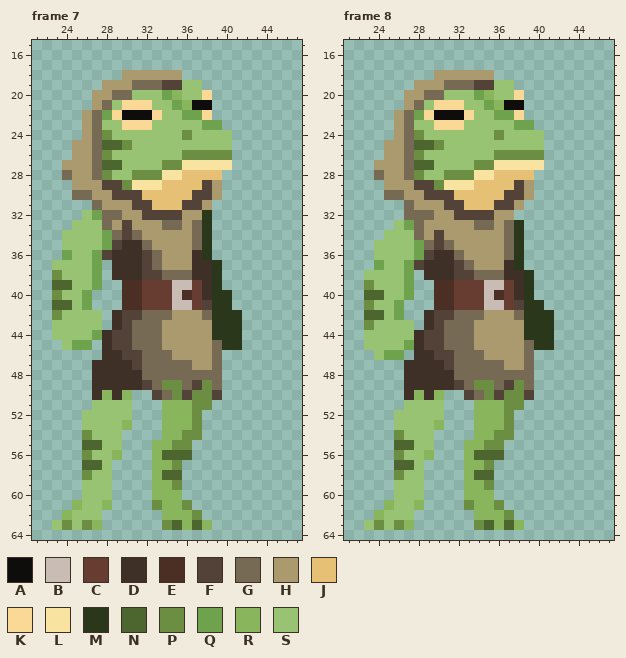
Pixel-art file, stored at NeverShallWeDie/Assets/Sprites/Actors/NPCs/Crew/Blacksmith.aseprite. Above: the version before the commit.
64x80 pixels, 10 frames. Shown: frame 7: x 21..47, y 15..64; frame 8: x 21..47, y 15..64. The commit also changed other frames, which this record leaves out.
Visible layers, top first: "capuz", "frog", "body".
Palette (. is transparent): A #0e0d0b  B #c8bcb4  C #673d31  D #3f3027  E #4b2f25  F #524238  G #766a55  H #ab9a6e  J #e6c075  K #fad996  L #f8e3a0  M #2a371a  N #4d652f  P #6c8e42  Q #6ea24d  R #89b55c  S #98c373
Pixels before, frame 7, first column x 23:
18 .......HHHHHH......
19 .....HHHGGGFFSS....
20 ....HHGGSSSQRSSK...
21 ....HGSKKKSSQRAA...
22 ...HGQKAAAKSSQQK...
23 ...HGSSKKKSSSSSQQ..
24 ...HGPSSSSSSSPSSSS.
25 ..HHGNNPSSSSSSSSSS.
26 ..HHGPSSSSSSSPPPPP.
27 .HHHGNNSSSSPPLLLLL.
28 .GHHGPSSPPPLLJJJJ..
29 ..HHHFFPLLLJJJJFH..
30 ..GGHHFFFJJJJJFFH..
31 ....GHHHFFJJJFFH...
32 ...SQGGHHFFFFHHM...
33 ..SSSGHFHHHGGHGM...
34 .SSSSQGFGHHHHHGM...
35 .SSSSQFDDGHHHHGM...
36 .QSSQFDDDFGHHHDM...
37 SSSSQ.DDDFGHHHDDM..
38 PSSSQ.DDDFFGGGDDM..
39 NNSSQ..EECCCBBCDM..
40 PSSQ...EECCCBECDMM.
41 NNSQ...EECCCBBCFMM.
42 PSSSS.DFFGGGHHHGMMM
43 SSSSS.DFGGGHHHHHMMM
44 SSSSQDFFGGGHHHHHMMM
45 .SQQ.DFFGGGHHHHHGMM
46 .....DDFFGGGHHHHG..
47 ....DDDDFGGGGGHHG..
48 ....DDDDDGGGGGGGG..
49 ....DDDDDFGPPGFPG..
50 ....DRDR..FGPFPPF..
51 ....SSSS...RRRPP...
52 ...SSSSS...RRRP....
53 ...SSSSR...RRRP....
54 ...PSSS....RRPP....
55 ...NNSS...RRPP.....
56 ...PSSR...RNNN.....
57 ...NNS....RRP......
58 ...PSS....RNN......
59 ...SSS....RRP......
60 ...SSS....RRR......
61 ..RSSR....PRRP.....
62 .RSSS......RRRP....
63 SPSPR......PNRNR...
Pixels before, frame 8, first column x 23:
18 .......HHHHHH......
19 .....HHHGGGFFSS....
20 ....HHGGSSSQRSSK...
21 ....HGSKKKSSQRAA...
22 ...HGQKAAAKSSQQK...
23 ...HGSSKKKSSSSSQQ..
24 ...HGPSSSSSSSPSSSS.
25 ..HHGNNPSSSSSSSSSS.
26 ..HHGPSSSSSSSPPPPP.
27 .HHHGNNSSSSPPLLLLL.
28 .GHHGPSSPPPLLJJJJ..
29 ..HHHFFPLLLJJJJFH..
30 ..GGHHFFFJJJJJFFH..
31 ....GHHHFFJJJFFH...
32 ....GGGHHFFFFHH....
33 ...SQGHHHHHGGHGM...
34 ..SSSGHFHHHHHHGM...
35 .SSSSQGFGHHHHHGM...
36 .SSSSQFDDGHHHHGM...
37 .QSSQFDDDFGHHHDM...
38 SSSSQ.DDDFFGGGDDM..
39 PSSSQ..EECCCBBCDM..
40 NNSSQ..EECCCBECDM..
41 PSSQ...EECCCBBCFMM.
42 NNSQ..DFFGGGHHHGMMM
43 PSSSS.DFGGGHHHHHMMM
44 SSSSSDFFGGGHHHHHMMM
45 SSSSQDFFGGGHHHHHGMM
46 .SQQ.DDFFGGGHHHHG..
47 ....DDDDFGGGGGHHG..
48 ....DDDDDGGGGGGGG..
49 ....DDDDDFGPPGFPG..
50 ....DRDR..FGPFPPF..
51 ....SSSS...RRRPP...
52 ...SSSSS...RRRP....
53 ...SSSSR...RRRP....
54 ...PSSS....RRPP....
55 ...NNSS...RRPP.....
56 ...PSSR...RNNN.....
57 ...NNS....RRP......
58 ...PSS....RNN......
59 ...SSS....RRP......
60 ...SSS....RRR......
61 ..RSSR....PRRP.....
62 .RSSS......RRRP....
63 SPSPR......PNRNR...
New version:
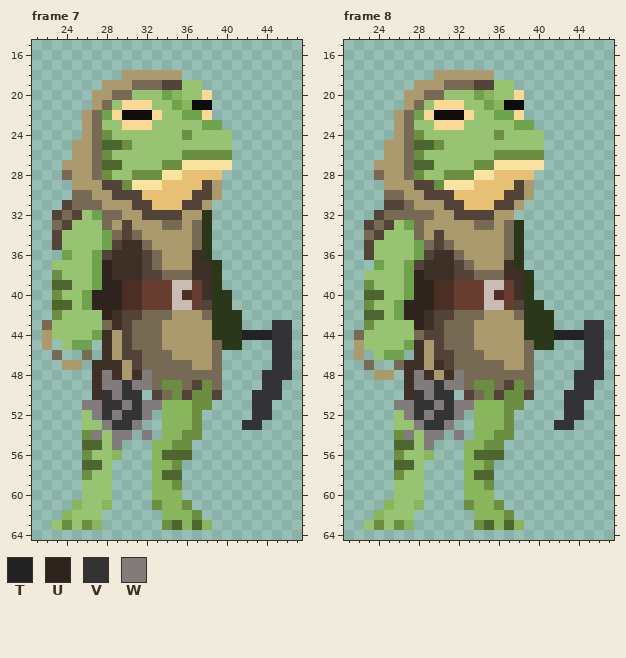
Colours new in this view: T #232324  U #2f241d  V #333335  W #817b7b
The exact change:
layer "bag" added
layer "mace" added
layer "scythe" added
Changed rows in their new state; - is an unchanged pixel.
Frame 7, layers "scythe", "mace", "bag":
first column x 22:
31 --FGG--------------------
32 -FGF---------------------
33 -GF----------------------
34 -F-----------------------
35 -F-----------------------
37 ------U------------------
38 ------U------------------
39 ------UU-----------------
40 -----UUU-----------------
41 -----UUU-----------------
42 ------U------------------
43 G-----G----------------VV
44 H------H------------TTTVV
45 H------H---------------VV
46 -G--G--H---------------VV
47 --HH----H--------------VV
48 ------W-H-W-----------VVV
49 ------WWVWW-----------VV-
50 ------VWVV-----------VVV-
51 ----WWVVWVWW---------VV--
52 -----WVWVVW----------VV--
53 ------WVVW----------VV---
54 -----W-WW-W--------------
55 -------W-----------------
Frame 8, layers "scythe", "mace", "bag":
first column x 22:
31 ---FF--------------------
32 --FGG--------------------
33 -FGF---------------------
34 -GF----------------------
35 -F-----------------------
36 -F-----------------------
38 ------U------------------
39 ------UU-----------------
40 ------UU-----------------
41 -----UUU-----------------
42 -----UU------------------
43 ------U----------------VV
44 G-----G-------------TTTVV
45 H------H---------------VV
46 H------H---------------VV
47 -G--G--H---------------VV
48 --HH--W-H-W-----------VVV
49 ------WWVWW-----------VV-
50 ------VWVV-----------VVV-
51 ----WWVVWVWW---------VV--
52 -----WVWVVW----------VV--
53 ------WVVW----------VV---
54 -----W-WW-W--------------
55 -------W-----------------
Where, in picture pixels (left, top, right, bottom), the same in both pictures:
changed: (42, 200, 162, 450)
added: (242, 320, 292, 430)
changed: (354, 200, 474, 450)
added: (554, 320, 604, 430)
